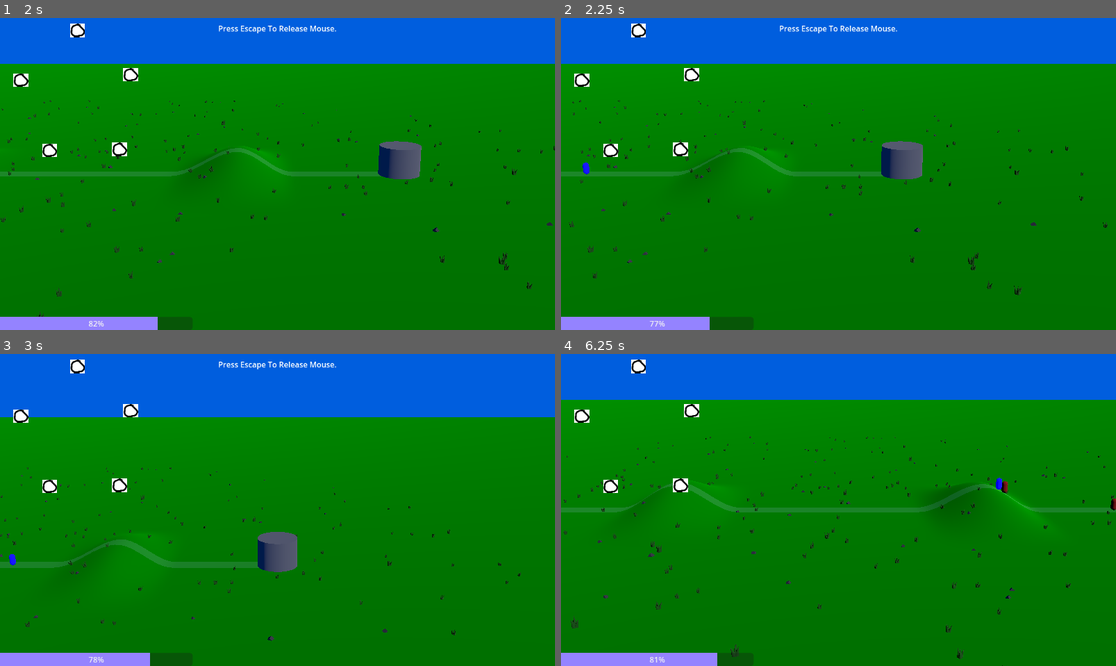
Above: before the commit, frames 1-4 (two rows, left to right).
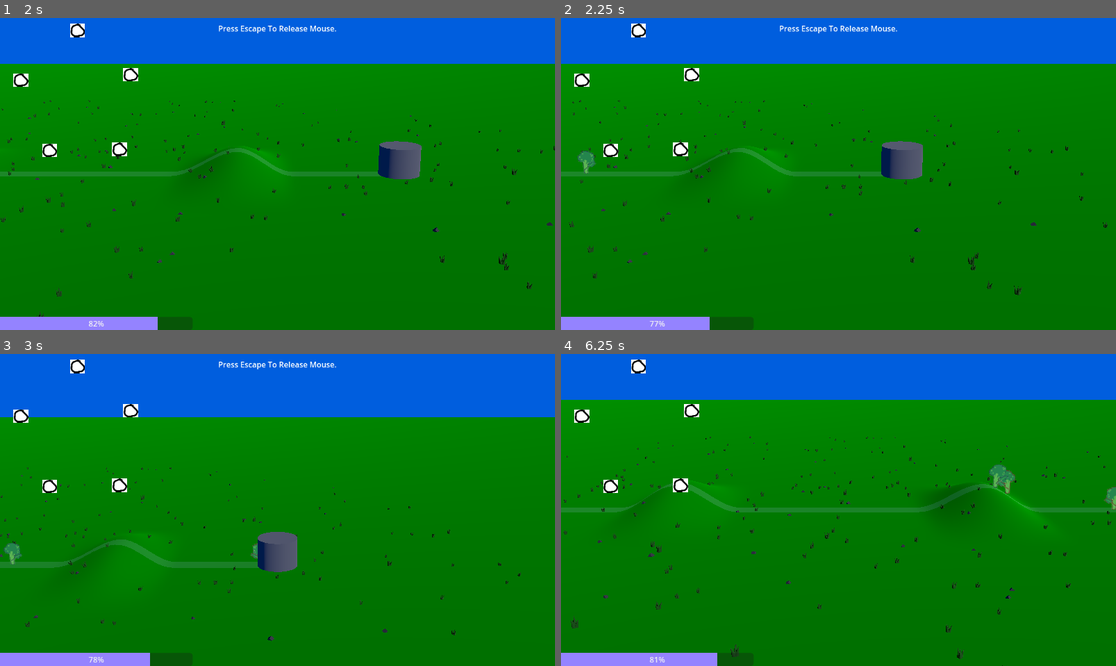
Above: after the commit, the same moments.

Repository: gpergrossi/ludum-dare-55
Game: Godot game, scene res://Scenes/Main.tscn
Two runs of this game, one before a commit and one after it. Both use one fixed random seed, a clock stepped at 60 frames per second and the inputs below.
Inputs (mouse positions are in pixels of both pictures, inside the frame that each line leads up to):
- Up to frame 1 (2 s): tap Enter at 0.5 s; move the mouse to (399, 158) at 0.52 s; hold Right (move_right) 0.53-1.28 s; tap Mouse wheel up (zoom_in) at 0.6 s; move the mouse to (166, 189) at 1.27 s; hold Down (move_down) from 1.28 s (still down); tap Mouse wheel down (zoom_out) at 1.35 s
- Up to frame 2 (2.25 s): tap Space at 2 s; move the mouse to (894, 105) at 2.02 s; release Down (move_down) at 2.03 s; hold Right (move_right) from 2.03 s (still down); tap 1 at 2.1 s
- Up to frame 3 (3 s): tap Enter at 2.75 s; move the mouse to (249, 572) at 2.77 s; release Right (move_right) at 2.78 s; hold Up (move_up) from 2.78 s (still down); tap 2 at 2.85 s
- Up to frame 4 (6.25 s): move the mouse to (1005, 556) at 3.52 s; release Up (move_up) at 3.53 s; hold Left (move_left) 3.53-5.03 s; tap Mouse wheel up (zoom_in) at 3.6 s; move the mouse to (672, 463) at 4.27 s; tap Mouse wheel down (zoom_out) at 4.35 s; move the mouse to (866, 510) at 5.02 s; hold Down (move_down) 5.03-5.78 s; tap 1 at 5.1 s; tap Space at 5.75 s; move the mouse to (755, 432) at 5.77 s; hold Right (move_right) from 5.78 s (still down); tap 2 at 5.85 s

Frame 1 is identical in both runs. In frame 2, 0.2% of the frame differs, in the area x 2-7%, y 42-51%; in frame 3, 0.2%; in frame 4, 0.4%, in the area x 77-100%, y 35-51%.

Commit message:
Asset import configs

Diff:
--- a/Code/Classes/PlayerController.gd
+++ b/Code/Classes/PlayerController.gd
@@ -1,7 +1,7 @@
 class_name PlayerController extends Node # For simplicity of testing; intend to remove.
 
 @onready var manabar : ProgressBar = %PlayerManaBarUi;
-@onready var sigil: SigilController = %Sigil;
+@onready var sigil : SigilController = %Sigil;
 
 var level := 1;
 var maxMana : int;
--- a/Code/Scripts/Units/unit_base.gd
+++ b/Code/Scripts/Units/unit_base.gd
@@ -13,12 +13,15 @@
 @export var gravity := 40.0
 
 @onready var body := %Body as MeshInstance3D
+@onready var animation_player := %AnimationPlayer as AnimationPlayer
 
 var _target_speed : float
+
 
 func _ready():
 	_target_speed = top_speed
 	set_team_str(team)
+	animation_player.play("walk")
 
 
 func _physics_process(delta : float):
@@ -59,9 +62,13 @@
 		"Player":
 			team_layer = LAYER_PLAYER
 			other_team_layer = LAYER_ENEMY
+			show_green_art(true)
+			show_red_art(false)
 		"Enemy":
 			team_layer = LAYER_ENEMY
 			other_team_layer = LAYER_PLAYER
+			show_red_art(true)
+			show_green_art(false)
 		_: assert(false, "Bad team!")
 
 	# Assign to own team layer + world objects layer
@@ -73,3 +80,18 @@
 	set_collision_mask_value(LAYER_WORLD, true)
 	set_collision_mask_value(other_team_layer, true)
 	set_collision_mask_value(team_layer, false)
+
+	# Make sure art is facing the right way
+	var art_node := %Art2D as Node3D
+	if is_instance_valid(art_node):
+		art_node.scale.x = team.get_team_move_x()
+
+
+func show_red_art(val : bool):
+	for child in find_children("*Red"):
+		child.visible = val
+
+
+func show_green_art(val : bool):
+	for child in find_children("*Green"):
+		child.visible = val
--- a/Scenes/Main.tscn
+++ b/Scenes/Main.tscn
@@ -87,7 +87,7 @@
 mesh = SubResource("PlaneMesh_wi8sw")
 
 [node name="GroundCollider" type="StaticBody3D" parent="Ground"]
-transform = Transform3D(1, 0, 0, 0, 1, 0, 0, 0, 1, 0, -0.0373723, 0)
+transform = Transform3D(1, 0, 0, 0, 1, 0, 0, 0, 1, -9.91821e-05, -0.260988, 0.0532608)
 collision_mask = 7
 
 [node name="CollisionShape3D" type="CollisionShape3D" parent="Ground/GroundCollider"]
--- a/Scenes/Units/unit_basic_walker.tscn
+++ b/Scenes/Units/unit_basic_walker.tscn
@@ -1,6 +1,14 @@
-[gd_scene load_steps=4 format=3 uid="uid://yr25doi8tg73"]
+[gd_scene load_steps=19 format=3 uid="uid://yr25doi8tg73"]
 
 [ext_resource type="PackedScene" uid="uid://kkt6g2ery6vj" path="res://Scenes/Units/unit_base.tscn" id="1_d8k6h"]
+[ext_resource type="Texture2D" uid="uid://rdcuybv32pwq" path="res://Assets/mob/broccoli_green.png" id="2_ndrnn"]
+[ext_resource type="Texture2D" uid="uid://bd884vobgkga6" path="res://Assets/mob/broccolispear_green.png" id="3_ukqnd"]
+[ext_resource type="Texture2D" uid="uid://cb3qloqju7q0x" path="res://Assets/mob/broccolispear_red.png" id="4_65lol"]
+[ext_resource type="Texture2D" uid="uid://b6ajukt6chu68" path="res://Assets/mob/broccoli_red.png" id="4_ql6yx"]
+
+[sub_resource type="CapsuleShape3D" id="CapsuleShape3D_c33dp"]
+radius = 1.0
+height = 4.0
 
 [sub_resource type="StandardMaterial3D" id="StandardMaterial3D_u8e5k"]
 resource_local_to_scene = true
@@ -10,7 +18,127 @@
 resource_local_to_scene = true
 material = SubResource("StandardMaterial3D_u8e5k")
 
+[sub_resource type="StandardMaterial3D" id="StandardMaterial3D_u8dgj"]
+transparency = 1
+shading_mode = 0
+albedo_texture = ExtResource("2_ndrnn")
+texture_filter = 2
+
+[sub_resource type="QuadMesh" id="QuadMesh_y6fml"]
+material = SubResource("StandardMaterial3D_u8dgj")
+size = Vector2(2.85, 4.08)
+
+[sub_resource type="StandardMaterial3D" id="StandardMaterial3D_8e00i"]
+transparency = 1
+shading_mode = 0
+albedo_texture = ExtResource("4_ql6yx")
+texture_filter = 2
+
+[sub_resource type="QuadMesh" id="QuadMesh_qyxh8"]
+material = SubResource("StandardMaterial3D_8e00i")
+size = Vector2(2.85, 4.08)
+
+[sub_resource type="StandardMaterial3D" id="StandardMaterial3D_kdgua"]
+transparency = 1
+shading_mode = 0
+albedo_texture = ExtResource("3_ukqnd")
+texture_filter = 2
+
+[sub_resource type="QuadMesh" id="QuadMesh_c15ix"]
+material = SubResource("StandardMaterial3D_kdgua")
+size = Vector2(2.35, 0.87)
+
+[sub_resource type="StandardMaterial3D" id="StandardMaterial3D_c4bfe"]
+transparency = 1
+shading_mode = 0
+albedo_texture = ExtResource("4_65lol")
+texture_filter = 2
+
+[sub_resource type="QuadMesh" id="QuadMesh_xs6b8"]
+material = SubResource("StandardMaterial3D_c4bfe")
+size = Vector2(2.35, 0.87)
+
+[sub_resource type="Animation" id="Animation_xiaj8"]
+resource_name = "walk"
+length = 0.8
+loop_mode = 1
+tracks/0/type = "value"
+tracks/0/imported = false
+tracks/0/enabled = true
+tracks/0/path = NodePath("BodyTransform:rotation")
+tracks/0/interp = 1
+tracks/0/loop_wrap = true
+tracks/0/keys = {
+"times": PackedFloat32Array(0, 0.2, 0.6, 0.8),
+"transitions": PackedFloat32Array(1, 1, 1, 1),
+"update": 0,
+"values": [Vector3(0, 0, 0), Vector3(0, 0, -0.0872665), Vector3(0, 0, 0.0872665), Vector3(0, 0, 0)]
+}
+tracks/1/type = "position_3d"
+tracks/1/imported = false
+tracks/1/enabled = true
+tracks/1/path = NodePath("WeaponTransform")
+tracks/1/interp = 1
+tracks/1/loop_wrap = true
+tracks/1/keys = PackedFloat32Array(0, 1, 0, 0, 0, 0.2, 1, 0.16, 0.08, 0, 0.4, 1, 0, 0, 0, 0.6, 1, -0.16, 0.08, 0, 0.8, 1, 0, 0, 0)
+tracks/2/type = "rotation_3d"
+tracks/2/imported = false
+tracks/2/enabled = true
+tracks/2/path = NodePath("WeaponTransform")
+tracks/2/interp = 1
+tracks/2/loop_wrap = true
+tracks/2/keys = PackedFloat32Array(0, 1, 0, 0, 0, 1, 0.2, 1, 0, 0, 0.044, 0.999, 0.6, 1, 0, 0, -0.044, 0.999, 0.8, 1, 0, 0, 0, 1)
+
+[sub_resource type="AnimationLibrary" id="AnimationLibrary_yj3yy"]
+_data = {
+"walk": SubResource("Animation_xiaj8")
+}
+
 [node name="UnitBasicWalker" instance=ExtResource("1_d8k6h")]
+unit_name = "basicWalker"
+
+[node name="CollisionShape3D" parent="." index="0"]
+transform = Transform3D(1, 0, 0, 0, 1, 0, 0, 0, 1, 0, 2, 0)
+shape = SubResource("CapsuleShape3D_c33dp")
 
 [node name="Body" parent="." index="1"]
+visible = false
 mesh = SubResource("CapsuleMesh_6uw2i")
+
+[node name="Art2D" type="Node3D" parent="." index="2"]
+unique_name_in_owner = true
+transform = Transform3D(1, 0, 0, 0, 1, 0, 0, 0, 1, 0, 0.209154, 0)
+
+[node name="BodyTransform" type="Node3D" parent="Art2D" index="0"]
+
+[node name="BrocolliGreen" type="MeshInstance3D" parent="Art2D/BodyTransform" index="0"]
+transform = Transform3D(1, 0, 0, 0, 1, 0, 0, 0, 1, 0, 1.83654, 0)
+mesh = SubResource("QuadMesh_y6fml")
+skeleton = NodePath("../../..")
+
+[node name="BrocolliRed" type="MeshInstance3D" parent="Art2D/BodyTransform" index="1"]
+transform = Transform3D(1, 0, 0, 0, 1, 0, 0, 0, 1, 0, 1.83654, 0)
+visible = false
+mesh = SubResource("QuadMesh_qyxh8")
+skeleton = NodePath("../../..")
+
+[node name="WeaponTransform" type="Node3D" parent="Art2D" index="1"]
+
+[node name="BrocolliSpearGreen" type="MeshInstance3D" parent="Art2D/WeaponTransform" index="0"]
+transform = Transform3D(0.838081, -0.545546, 0, 0.545546, 0.838081, 0, 0, 0, 1, 0.805894, 1.26464, 0.337855)
+sorting_offset = 5.0
+mesh = SubResource("QuadMesh_c15ix")
+skeleton = NodePath("../../..")
+
+[node name="BrocolliSpearRed" type="MeshInstance3D" parent="Art2D/WeaponTransform" index="1"]
+transform = Transform3D(0.838081, -0.545546, 0, 0.545546, 0.838081, 0, 0, 0, 1, 0.805894, 1.26464, 0.337855)
+visible = false
+sorting_offset = 5.0
+mesh = SubResource("QuadMesh_xs6b8")
+skeleton = NodePath("../../..")
+
+[node name="AnimationPlayer" type="AnimationPlayer" parent="Art2D" index="2"]
+unique_name_in_owner = true
+libraries = {
+"": SubResource("AnimationLibrary_yj3yy")
+}
Not shown, added: Assets/mob/broccoli_green.png.import
Not shown, added: Assets/mob/broccoli_red.png.import
Not shown, added: Assets/mob/broccolispear_green.png.import
Not shown, added: Assets/mob/broccolispear_red.png.import
Not shown, added: Assets/mob/corn_green.png.import
Not shown, added: Assets/mob/corn_red.png.import
Not shown, added: Assets/mob/cornprojectile_green.png.import
Not shown, added: Assets/mob/cornprojectile_red.png.import
Not shown, added: Assets/mob/crow_green.png.import
Not shown, added: Assets/mob/crow_red.png.import
Not shown, added: Assets/mob/egg_green.png.import
Not shown, added: Assets/mob/egg_red.png.import
(and 16 more such lines)
